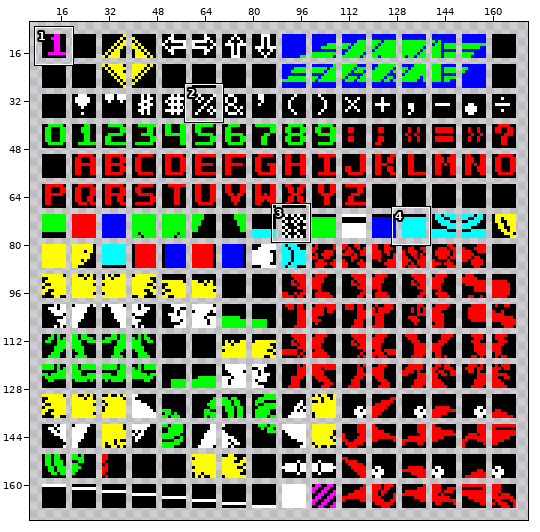
Sprite sheet, stored at SpriteRotate/newtiles.png. Above, an overview of the earlier version with the close-up marked.
Close-up. Before:
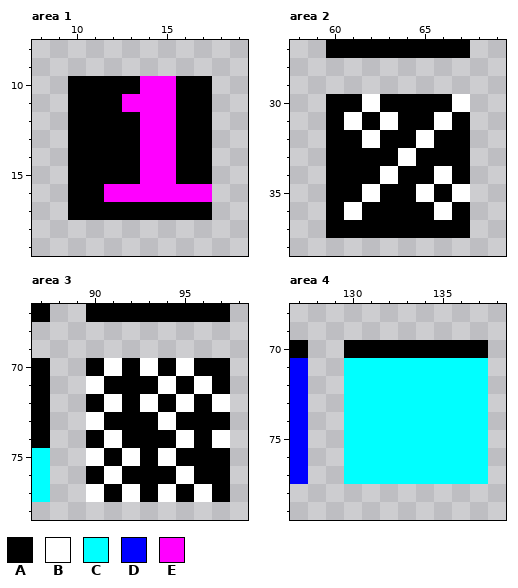
The file is 180x178 pixels. Pixels under 10% opacity are left out. Colours within 5 levels of each other are drawn and written as one. Shown: area 1: x 8..19, y 8..19; area 2: x 58..69, y 27..38; area 3: x 87..98, y 67..78; area 4: x 127..138, y 68..79. The wide view leaves out empty margins. The commit also changed other parts of the picture, which this record leaves out.
Palette (. is transparent): A #000000  B #ffffff  C #00ffff  D #0000ff  E #ff00ff
Pixels before, area 1, first column x 10:
10 AAAAEEAA
11 AAAEEEAA
12 AAAAEEAA
13 AAAAEEAA
14 AAAAEEAA
15 AAAAEEAA
16 AAEEEEEE
17 AAAAAAAA
Pixels before, area 2, first column x 60:
27 AAAAAAAA
28 ........
29 ........
30 AABAAAAB
31 ABABAABA
32 AABAABAA
33 AAAABAAA
34 AAABAABA
35 AABAABAB
36 ABAAAABA
37 AAAAAAAA
Pixels before, area 3, first column x 87:
67 A..AAAAAAAA
68 ...........
69 ...........
70 A..ABABABAA
71 A..BAAABABA
72 A..ABABABAB
73 A..BAAABAAA
74 A..ABAAABAB
75 C..BABABAAA
76 C..ABAAABAA
77 C..BABABABA
Pixels before, area 4, first column x 127:
70 A..AAAAAAAA
71 D..CCCCCCCC
72 D..CCCCCCCC
73 D..CCCCCCCC
74 D..CCCCCCCC
75 D..CCCCCCCC
76 D..CCCCCCCC
77 D..CCCCCCCC
And afterwards:
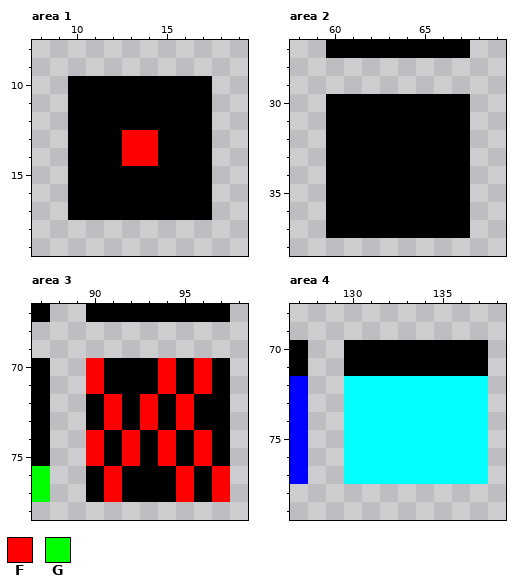
Colours new in this view: F #ff0000  G #00ff00
From old to new:
Area 1:
y 10: x 14..15 EE -> AA
y 11: x 13..15 EEE -> AAA
y 12: x 14..15 EE -> AA
y 13..14: x 13..15 AEE -> FFA
y 15: x 14..15 EE -> AA
y 16: x 12..17 EEEEEE -> AAAAAA
Area 2:
y 30: x 62 B -> A; x 67 B -> A
y 31: x 61 B -> A; x 63 B -> A; x 66 B -> A
y 32: x 62 B -> A; x 65 B -> A
y 33: x 64 B -> A
y 34: x 63 B -> A; x 66 B -> A
y 35: x 62 B -> A; x 65 B -> A; x 67 B -> A
y 36: x 61 B -> A; x 66 B -> A
Area 3:
y 70: x 90..91 AB -> FA; x 93..96 BABA -> AFAF
y 71: x 90 B -> F; x 94 B -> F; x 96 B -> F
y 72: x 91 B -> F; x 93 B -> F; x 95 B -> F; x 97 B -> A
y 73: x 90..91 BA -> AF; x 93..95 ABA -> FAF
y 74: x 90..92 ABA -> FAF; x 94..97 ABAB -> FAFA
y 75: x 87 C -> A; x 90 B -> F; x 92 B -> F; x 94 B -> F; x 96 A -> F
y 76: x 87 C -> G; x 91 B -> F; x 95 B -> F; x 97 A -> F
y 77: x 87 C -> G; x 90..92 BAB -> AFA; x 94..97 BABA -> AFAF
Area 4:
y 71: x 127 D -> A; x 130..137 CCCCCCCC -> AAAAAAAA
